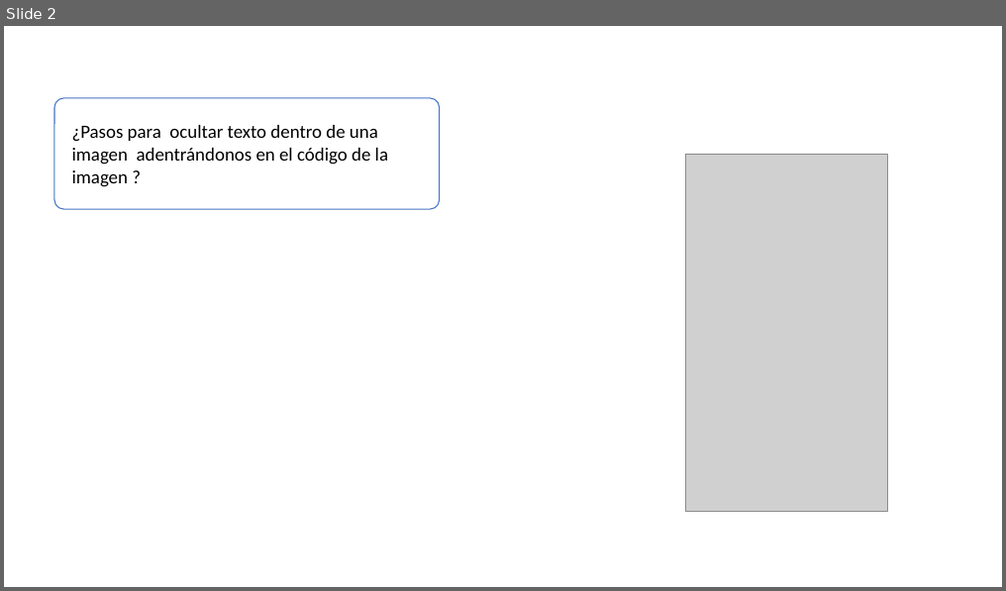
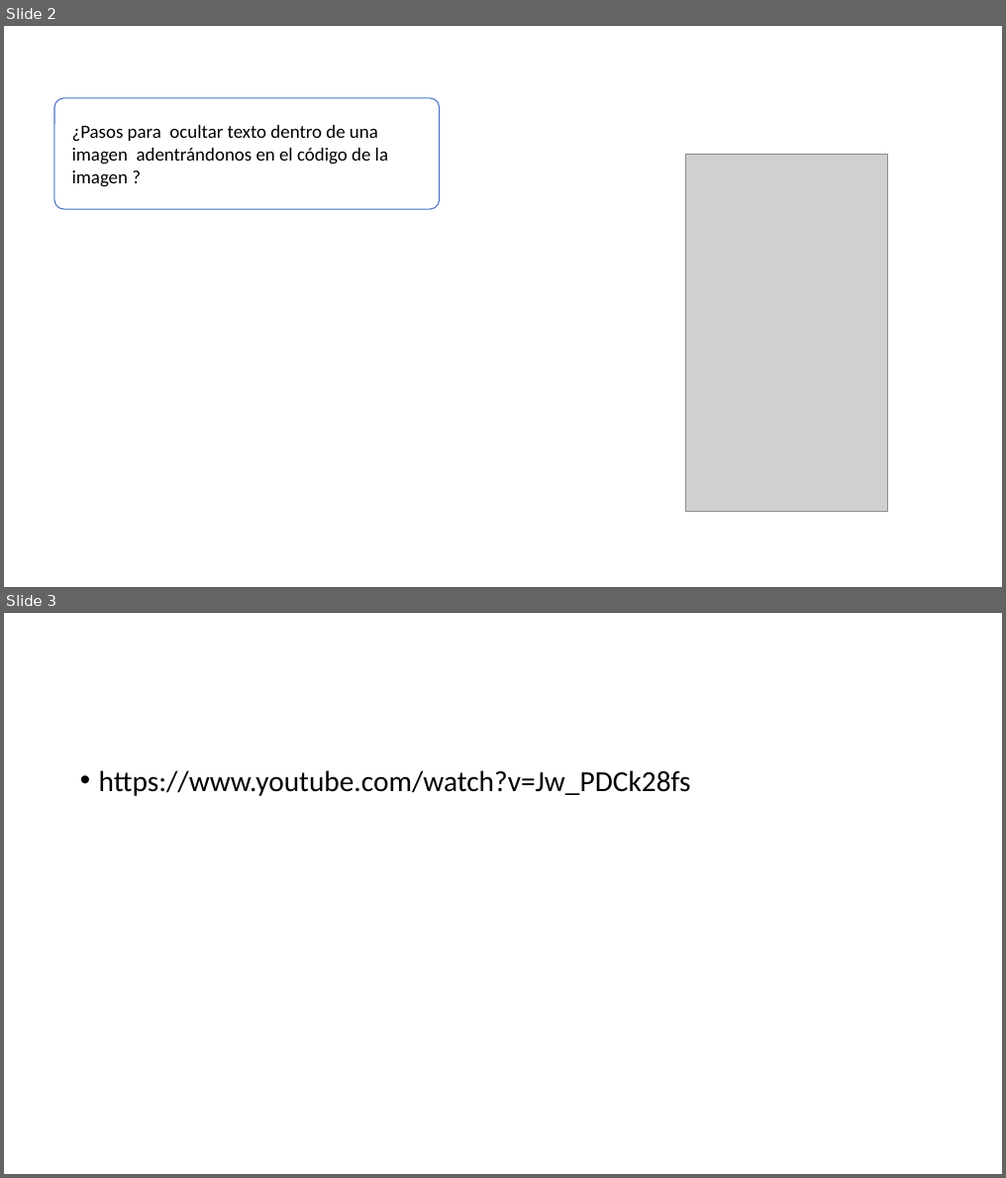
Before and after one commit to alekbond2016/criptologi, a slide deck: Rubn esteganografia.pptx. Shown one above the other, each under a label of ours: slide 2 before the commit, slides 2 and 3 after it. The pictures are 1006x591 and 1006x1178 pixels, drawn with LibreOffice and Linux fonts; fonts in the diff are those of the drawing; grey boxes stand for pictures. Boxes give left, top, right and bottom in pixels: in the first picture for what was removed or moved away, otherwise in the second. Text is boxed around its words. In the diff, an @@ line names an element or a change of style, - is before the commit and + after.

```diff
--- a/Rubn esteganografia.pptx
+++ b/Rubn esteganografia.pptx
@@ slide 3 added at (4,613,1002,1174), background #FFFFFF @@
@@ text added at (99,770,691,796), 28 pt, text #000000 @@
+• https://www.youtube.com/watch?v=Jw_PDCk28fs
```
Also in this commit, not shown: 1 slide removed.
